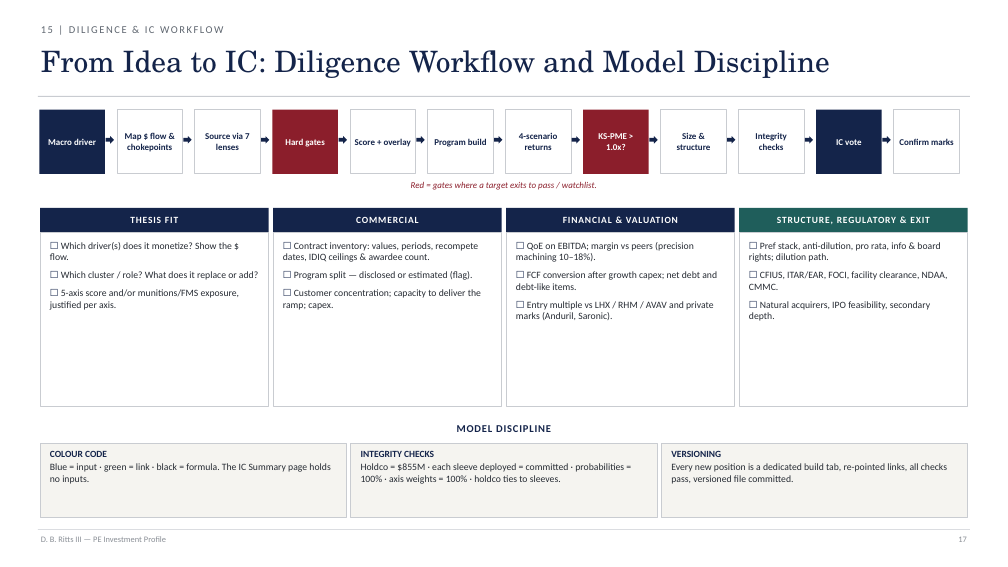
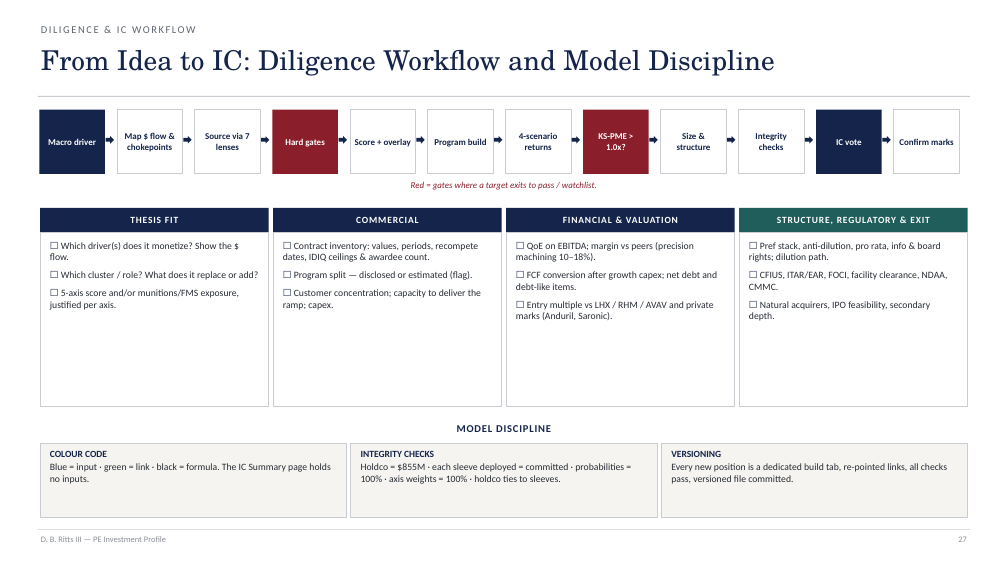
Before and after one commit to GoldmanRacks/Default, a slide deck: slide 27 of guides/D.B._Ritts_III_PE_Investment_Profile.pptx (slide 17 before the commit). Drawn at 1008x567 pixels with LibreOffice and Linux fonts; fonts in the diff are those of the drawing. Boxes give left, top, right and bottom in pixels: in the first picture for what was removed or moved away, otherwise in the second. Text is boxed around its words. In the diff, an @@ line names an element or a change of style, - is before the commit and + after.

```diff
--- a/guides/D.B._Ritts_III_PE_Investment_Profile.pptx
+++ b/guides/D.B._Ritts_III_PE_Investment_Profile.pptx
@@ text at (41,26,195,33): text changed @@
-15 | DILIGENCE & IC WORKFLOW
+DILIGENCE & IC WORKFLOW
@@ text "From Idea to IC: Diligence ..." at (41,50,774,76): size 28 to 26 pt @@
```
Also in this commit, not shown: 20 other slides changed, 10 slides added, 4 other files.
